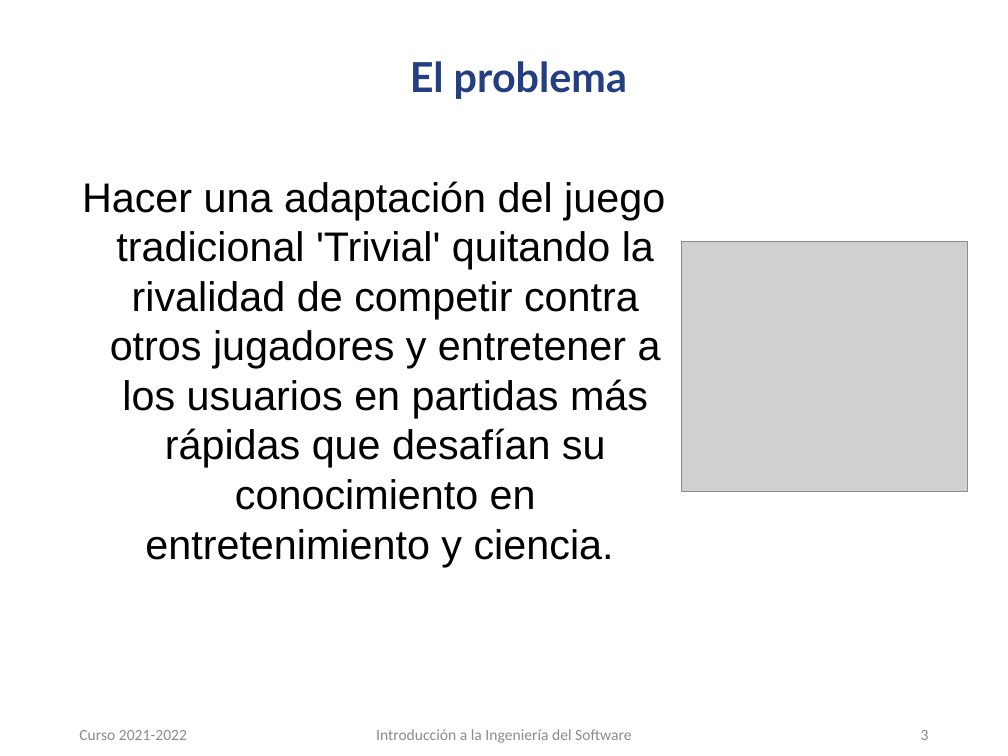
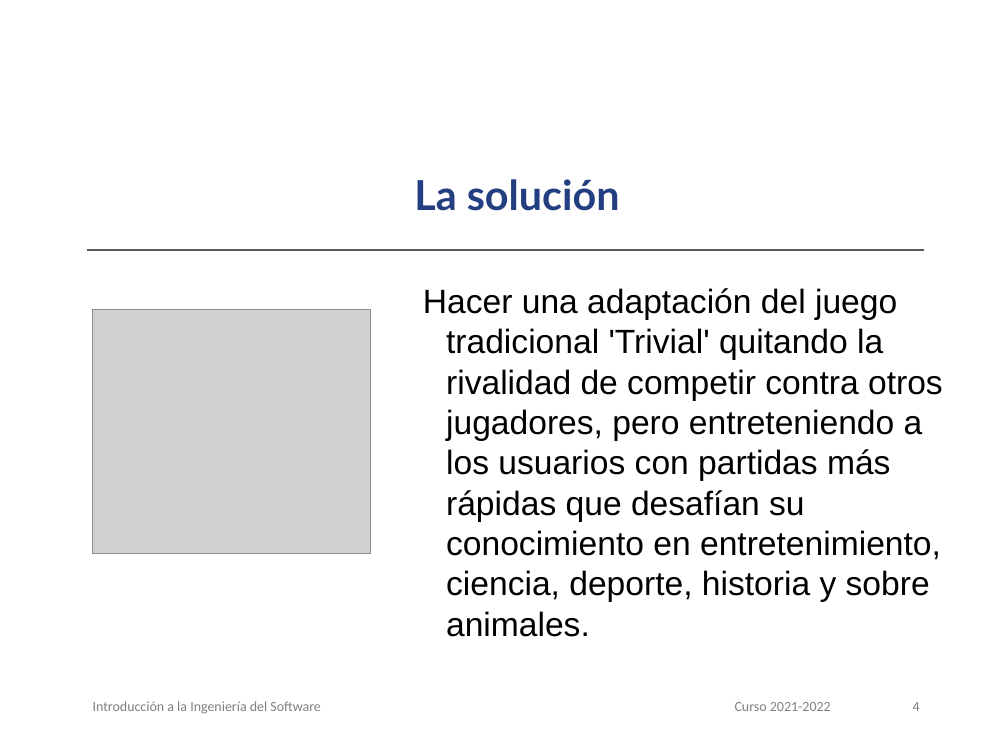
Before and after one commit to carloscmor/PRIMERA_FILA, a slide deck: slide 4 of PFentertainment_presentación.pptx (slide 3 before the commit). Drawn at 1008x756 pixels with LibreOffice and Linux fonts; fonts in the diff are those of the drawing; grey boxes stand for pictures; background and template pictures are left out. Boxes give left, top, right and bottom in pixels: in the first picture for what was removed or moved away, otherwise in the second. Text is boxed around its words. In the diff, an @@ line names an element or a change of style, - is before the commit and + after.

```diff
--- a/PFentertainment_presentación.pptx
+++ b/PFentertainment_presentación.pptx
@@ title "La solución" at box(414, 179, 620, 211): vertical alignment middle to bottom @@
@@ title at box(414, 179, 620, 211): text changed @@
-El problema
+La solución
@@ line added from (87, 250) to (923, 250), #595959 1.25 pt @@
@@ text at box(423, 288, 943, 637): text changed; size 29.5 to 24 pt @@
-Hacer una adaptación del juego tradicional 'Trivial' quitando la rivalidad de competir contra otros jugadores y entretener a los usuarios en partidas más rápidas que desafían su conocimiento en entretenimiento y ciencia.
+Hacer una adaptación del juego tradicional 'Trivial' quitando la rivalidad de competir contra otros jugadores, pero entreteniendo a los usuarios con partidas más rápidas que desafían su conocimiento en entretenimiento, ciencia, deporte, historia y sobre animales.
@@ picture: place and size @@
-picture at box(682, 242, 968, 492)
+picture at box(92, 309, 370, 553)
@@ text "Introducción a la Ingeniería del ...": place and size @@
-text "Introducción a la Ingeniería del ..." at box(376, 729, 631, 743)
+text "Introducción a la Ingeniería del ..." at box(93, 701, 320, 714)
@@ text "Introducción a la Ingeniería del ..." at box(93, 701, 320, 714): size 11.1 to 10 pt, text colour #8C8C8C to #808080; alignment centre to left; more space between paragraphs @@
@@ text "Curso 2021-2022": place and size @@
-text "Curso 2021-2022" at box(79, 730, 187, 740)
+text "Curso 2021-2022" at box(735, 702, 831, 711)
@@ text "Curso 2021-2022" at box(735, 702, 831, 711): size 11.1 to 10 pt, text colour #8C8C8C to #808080; alignment left to right; more space between paragraphs @@
@@ page number at box(913, 702, 920, 711): text changed; size 11.1 to 10 pt; text colour #8C8C8C to #808080 @@
-3
+4
```
Also in this commit, not shown: 9 other slides changed, 11 slides added.
